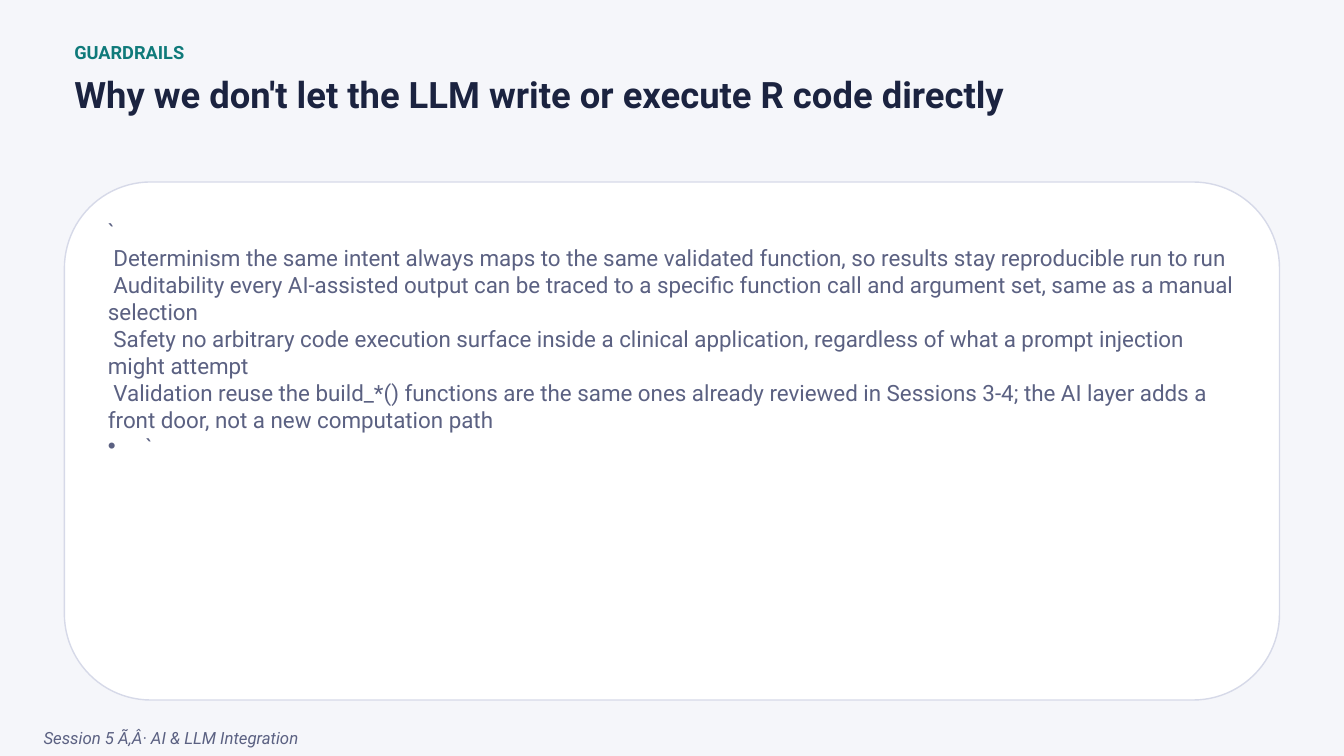
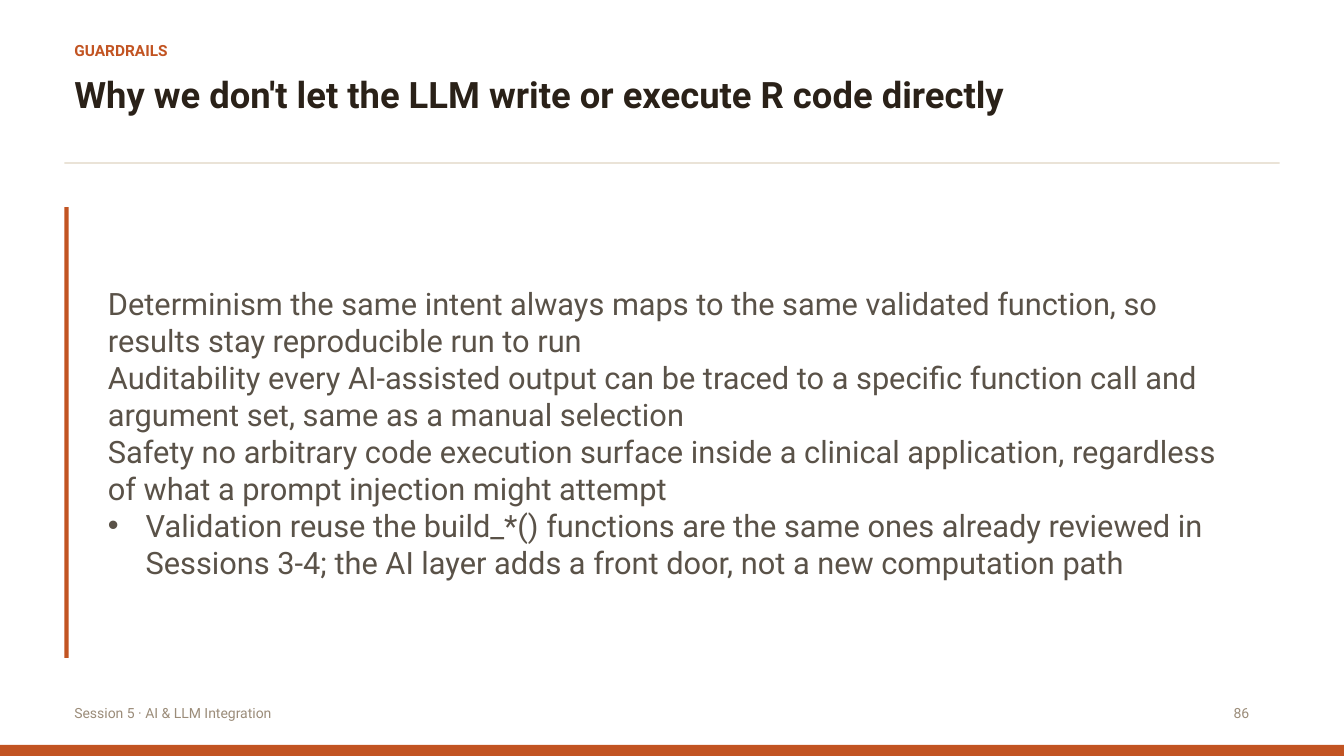
Before and after one commit to itsmdivakaran/IASCT-RShiny-Workshop, a slide deck: slide 105 of IASCT_Shiny_Workshop.pptx (slide 86 before the commit). Drawn at 1344x756 pixels with LibreOffice and Linux fonts; fonts in the diff are those of the drawing. Boxes give left, top, right and bottom in pixels: in the first picture for what was removed or moved away, otherwise in the second. Text is boxed around its words. In the diff, an @@ line names an element or a change of style, - is before the commit and + after.

```diff
--- a/IASCT_Shiny_Workshop.pptx
+++ b/IASCT_Shiny_Workshop.pptx
@@ background #F5F6FA to #FFFFFF @@
@@ text "GUARDRAILS" at [74, 45, 167, 56]: size 13 to 11 pt, text colour #0F7A7A to #C25422 @@
@@ text "Why we don't let the ..." at [74, 80, 1004, 116]: text colour #1B2340 to #2A2118 @@
@@ rectangle added at [65, 162, 1280, 163], fill #E0D5C3 @@
@@ rounded rectangle removed at [65, 182, 1280, 701] @@
@@ rectangle added at [65, 208, 69, 658], fill #C25422 @@
@@ text "Determinism the same intent always ..." at [108, 291, 1215, 581]: vertical alignment top to middle @@
@@ text at [108, 291, 1215, 581]: text changed; size 16 to 22 pt; text colour #5B6182 to #5A5248 @@
-• `
-  Determinism the same intent always maps to the same validated function, so results stay reproducible run to run
-  Auditability every AI-assisted output can be traced to a specific function call and argument set, same as a manual selection
-  Safety no arbitrary code execution surface inside a clinical application, regardless of what a prompt injection might attempt
-  Validation reuse the build_*() functions are the same ones already reviewed in Sessions 3-4; the AI layer adds a front door, not a new computation path
-  `
+• Determinism the same intent always maps to the same validated function, so results stay reproducible run to run
+  Auditability every AI-assisted output can be traced to a specific function call and argument set, same as a manual selection
+  Safety no arbitrary code execution surface inside a clinical application, regardless of what a prompt injection might attempt
+  Validation reuse the build_*() functions are the same ones already reviewed in Sessions 3-4; the AI layer adds a front door, not a new computation path
@@ text at [74, 708, 271, 721]: text changed; size 12 to 10 pt; text colour #5B6182 to #9B8C79; italic off @@
-Session 5 Ã‚Â· AI & LLM Integration
+Session 5 · AI & LLM Integration
@@ text added at [1234, 708, 1250, 718], 10 pt, text #9B8C79 @@
+86
@@ rectangle added at [0, 745, 1344, 756], fill #C25422 @@
```
Also in this commit, not shown: 105 other slides changed, 21 slides added, 2 slides removed, 4 other files.
